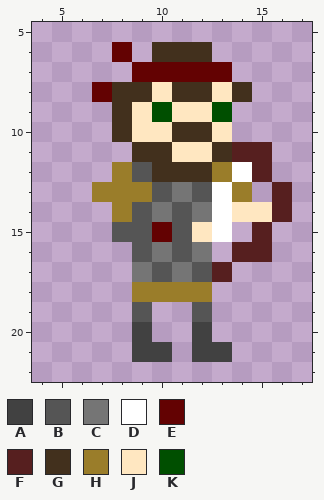
Edited in one commit: pixel-art sprite (res/images/creature/marksman/attack0.png). The first picture shows the starting point.
The file is 24x24 pixels. Shown: x 4..17, y 5..22.
Palette (. is transparent): A #414141  B #555555  C #757575  D #ffffff  E #630202  F #561f1f  G #42301d  H #9a7d2a  J #ffe7c1  K #004f00
Pixels before, first column x 7:
 6 .E.GGG....
 7 ..EEEEE...
 8 EGGJGGJG..
 9 .GJKJJK...
10 .GJJGGJ...
11 ..GGJJGFF.
12 .HBGGGHDF.
13 HHHBCBDH.F
14 .HBCBCDJJF
15 .BBEBJD.F.
16 ..BCBC.FF.
17 ..CBCBF...
18 ..HHHH....
19 ..B..B....
20 ..A..A....
21 ..AA.AA...
And afterwards:
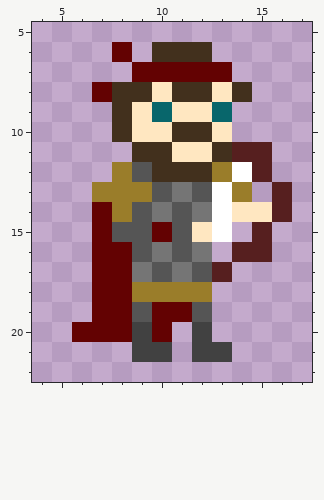
The edit:
colour K: #004f00 -> #08666b
Changed rows in their new state; - is a pixel that keeps its letter.
first column x 6:
14 -E----
15 -E----
16 -EE---
17 -EE---
18 -EE---
19 -EE-EE
20 EEE-E-
